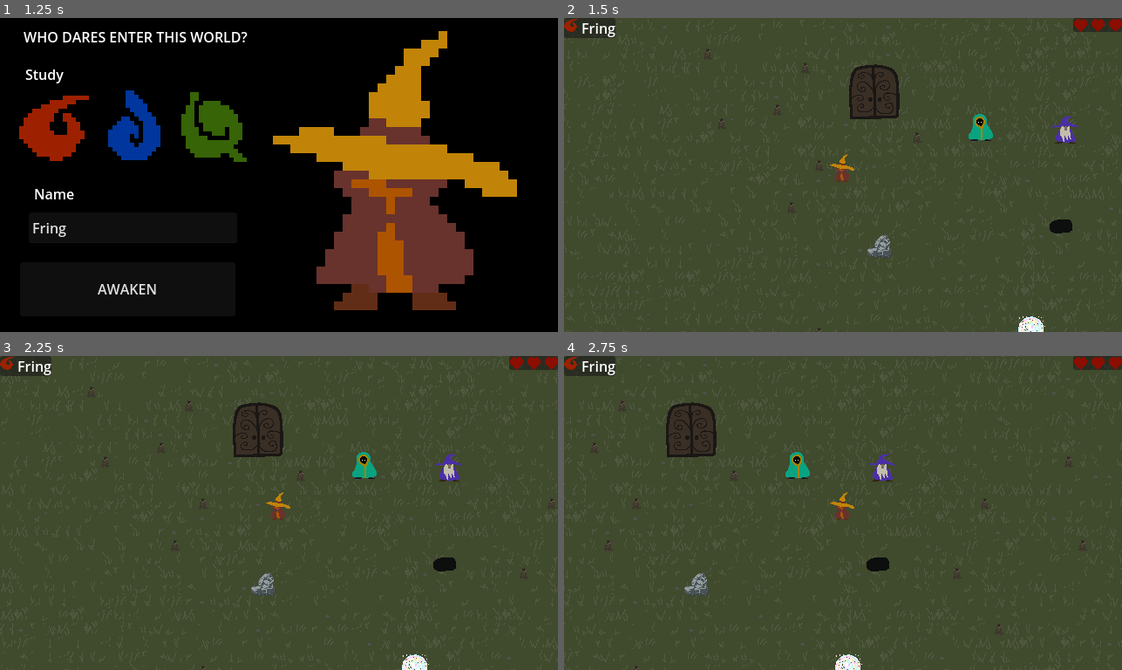
Above: before the commit, frames 1-4 (two rows, left to right).
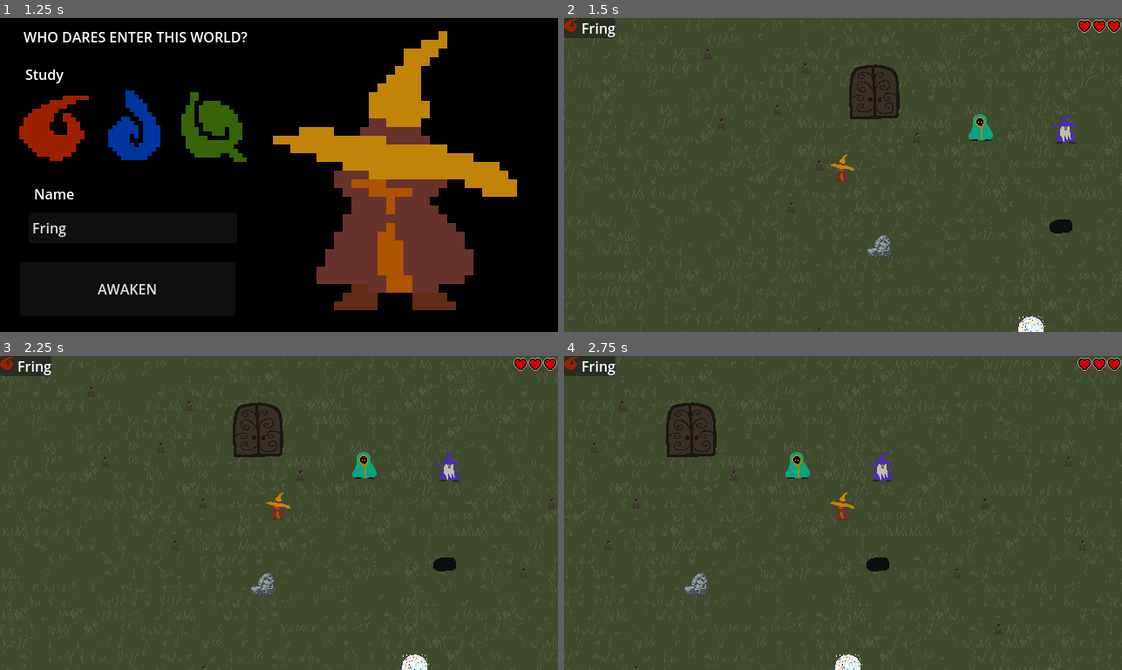
Above: after the commit, the same moments.

Repository: goshdarnheck/witchy-woods
Game: Godot game, scene res://main.tscn
The game is run twice, just before and just after one commit, with the same random seed, the same clock (stepped at 60 frames per second) and the same inputs.
Inputs:
- Up to frame 1 (1.25 s): click "New Game" at 0.5 s
- Up to frame 2 (1.5 s): click "AWAKEN" at 1.25 s
- Up to frame 3 (2.25 s): tap Enter at 2 s; hold D (right) from 2.03 s (still down); tap Space (action) at 2.1 s
- Up to frame 4 (2.75 s): keep holding D (right)

Frame 1 is identical in both runs. In frame 2, 0.4% of the frame differs, in the area x 91-100%, y 0-5%; in frame 3, 0.4%; in frame 4, 0.4%.

Commit message:
Art and inventory changes

Diff:
--- a/ui/inventory.tscn
+++ b/ui/inventory.tscn
@@ -138,6 +138,29 @@
 text = "None
 "
 
+[node name="RingPanel" type="PanelContainer" parent="HBoxContainer/Equipment/VBoxContainer/Equipment"]
+layout_mode = 2
+theme_override_styles/panel = ExtResource("2_6ifre")
+
+[node name="RingBox" type="VBoxContainer" parent="HBoxContainer/Equipment/VBoxContainer/Equipment/RingPanel"]
+layout_mode = 2
+
+[node name="Label" type="Label" parent="HBoxContainer/Equipment/VBoxContainer/Equipment/RingPanel/RingBox"]
+layout_mode = 2
+theme_override_font_sizes/font_size = 10
+text = "Ring"
+
+[node name="ringImage" type="TextureRect" parent="HBoxContainer/Equipment/VBoxContainer/Equipment/RingPanel/RingBox"]
+texture_filter = 1
+layout_mode = 2
+size_flags_horizontal = 4
+texture = ExtResource("3_neiad")
+
+[node name="ringName" type="Label" parent="HBoxContainer/Equipment/VBoxContainer/Equipment/RingPanel/RingBox"]
+layout_mode = 2
+text = "None
+"
+
 [node name="Player" type="PanelContainer" parent="HBoxContainer"]
 layout_mode = 2
 size_flags_vertical = 3
--- a/ui/overworld.tscn
+++ b/ui/overworld.tscn
@@ -1,8 +1,14 @@
-[gd_scene load_steps=4 format=3 uid="uid://bi1e1tvcwrp7k"]
+[gd_scene load_steps=5 format=3 uid="uid://bi1e1tvcwrp7k"]
 
 [ext_resource type="Script" path="res://ui/overworld.gd" id="1_bop8l"]
 [ext_resource type="Texture2D" uid="uid://5cyhcx1fn0yq" path="res://textures/fire.png" id="2_qynah"]
 [ext_resource type="Texture2D" uid="uid://cor6s6uu1xf2h" path="res://textures/heart.png" id="3_hsogr"]
+
+[sub_resource type="StyleBoxEmpty" id="StyleBoxEmpty_2s0ii"]
+content_margin_left = 1.0
+content_margin_top = 1.0
+content_margin_right = 1.0
+content_margin_bottom = 1.0
 
 [node name="Overworld" type="Control"]
 layout_mode = 3
@@ -21,15 +27,16 @@
 offset_left = -16.0
 offset_bottom = 16.0
 grow_horizontal = 0
+theme_override_styles/panel = SubResource("StyleBoxEmpty_2s0ii")
 
 [node name="HBoxContainer" type="HBoxContainer" parent="Health"]
 layout_mode = 2
+theme_override_constants/separation = 1
 
 [node name="Heart" type="TextureRect" parent="Health/HBoxContainer"]
 texture_filter = 1
 layout_mode = 2
 texture = ExtResource("3_hsogr")
-stretch_mode = 4
 
 [node name="Heart2" type="TextureRect" parent="Health/HBoxContainer"]
 texture_filter = 1
Not shown, changed: TODO.txt
Binary file changed: textures/heart.png
Binary file added: textures/wooden-ring.png
Not shown, added: textures/wooden-ring.png.import
Not shown, changed: art/heart.xcf
Not shown, added: art/wooden-ring.xcf
